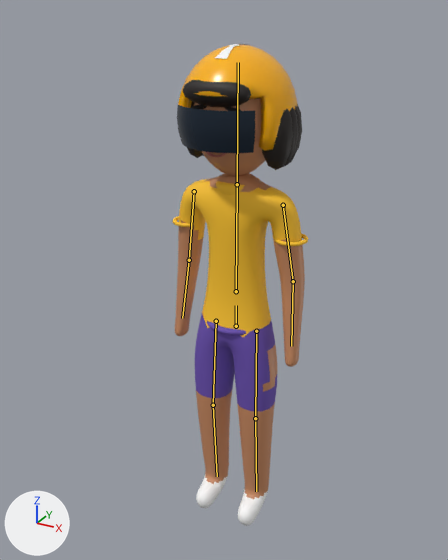
Before and after pictures for a commit that changed the glTF model web/amigo3.glb.
Rendered twice from a 50 mm lens placed at (0.653, -1.252, 1.332), pointed at (-0.009, -0.048, 0.731). Every picture has the same lights, and +X, +Y and +Z are marked at lower left. The older version comes first. The bones that change, and the others that lie on the model, are drawn over the model as lines.

The first picture shows 'Casco', 'MartinaMalla'.
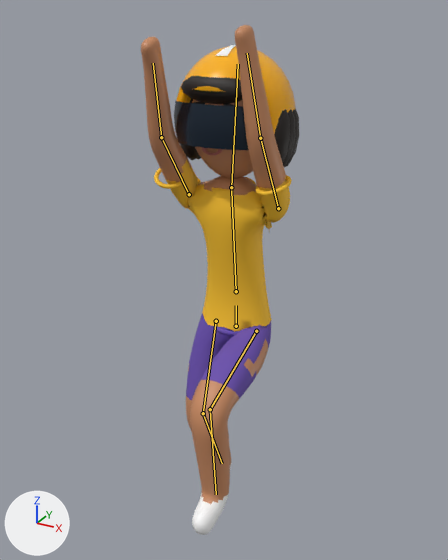
The newer file adds an action. The first version stands in its rest pose; the second is drawn at frame 10 of the action 'saltar'.

Edits to the scene script, one JSON object a line:
```json
{"block": "bone_columna", "where": "bone_columna = bpy.data.objects['Martina'].pose.bones['columna']  # child of 'raiz'"}
{"op": "set", "path": "bone_columna.rotation_quaternion", "old": "(1.0, 0.0, 0.0, 0.0)", "new": "(0.999, 0.05, 0.0, 0.0)", "note": "degrees (0, 0, 0) -> degrees (6, 0, 0)"}
{"block": "bone_cabeza", "where": "bone_cabeza = bpy.data.objects['Martina'].pose.bones['cabeza']  # child of 'columna'"}
{"op": "set", "path": "bone_cabeza.rotation_quaternion", "old": "(1.0, 0.0, 0.0, 0.0)", "new": "(0.995, -0.1, 0.0, 0.0)", "note": "degrees (0, 0, 0) -> degrees (-11, 0, 0)"}
{"block": "bone_brazo_l", "where": "bone_brazo_l = bpy.data.objects['Martina'].pose.bones['brazo_L']  # child of 'columna'"}
{"op": "set", "path": "bone_brazo_l.rotation_quaternion", "old": "(1.0, 0.0, 0.0, 0.0)", "new": "(-0.154, 0.974, 0.047, 0.156)", "note": "degrees (0, 0, 0) -> degrees (-162, -19, 3)"}
{"block": "bone_antebrazo_l", "where": "bone_antebrazo_l = bpy.data.objects['Martina'].pose.bones['antebrazo_L']  # child of 'brazo_L'"}
{"op": "set", "path": "bone_antebrazo_l.rotation_quaternion", "old": "(1.0, 0.0, 0.0, 0.0)", "new": "(0.997, -0.074, -0.006, -0.006)", "note": "degrees (0, 0, 0) -> degrees (-9, -1, -1)"}
{"block": "bone_brazo_r", "where": "bone_brazo_r = bpy.data.objects['Martina'].pose.bones['brazo_R']  # child of 'columna'"}
{"op": "set", "path": "bone_brazo_r.rotation_quaternion", "old": "(1.0, 0.0, 0.0, 0.0)", "new": "(-0.232, 0.958, -0.047, -0.162)", "note": "degrees (0, 0, 0) -> degrees (-153, 19, -1)"}
{"block": "bone_antebrazo_r", "where": "bone_antebrazo_r = bpy.data.objects['Martina'].pose.bones['antebrazo_R']  # child of 'brazo_R'"}
{"op": "set", "path": "bone_antebrazo_r.rotation_quaternion", "old": "(1.0, 0.0, 0.0, 0.0)", "new": "(0.997, -0.074, 0.006, 0.006)", "note": "degrees (0, 0, 0) -> degrees (-9, 1, 1)"}
{"block": "bone_pierna_l", "where": "bone_pierna_l = bpy.data.objects['Martina'].pose.bones['pierna_L']  # child of 'raiz'"}
{"op": "set", "path": "bone_pierna_l.rotation_quaternion", "old": "(1.0, 0.0, 0.0, 0.0)", "new": "(0.817, -0.577, -0.014, -0.015)", "note": "degrees (0, 0, 0) -> degrees (-70, -2, 0)"}
{"block": "bone_espinilla_l", "where": "bone_espinilla_l = bpy.data.objects['Martina'].pose.bones['espinilla_L']  # child of 'pierna_L'"}
{"op": "set", "path": "bone_espinilla_l.rotation_quaternion", "old": "(1.0, 0.0, 0.0, 0.0)", "new": "(0.811, 0.585, 0.0, 0.0)", "note": "degrees (0, 0, 0) -> degrees (72, 0, 0)"}
{"block": "bone_pierna_r", "where": "bone_pierna_r = bpy.data.objects['Martina'].pose.bones['pierna_R']  # child of 'raiz'"}
{"op": "set", "path": "bone_pierna_r.rotation_quaternion", "old": "(1.0, 0.0, 0.0, 0.0)", "new": "(0.994, -0.11, 0.003, 0.003)", "note": "degrees (0, 0, 0) -> degrees (-13, 0, 0)"}
{"block": "bone_espinilla_r", "where": "bone_espinilla_r = bpy.data.objects['Martina'].pose.bones['espinilla_R']  # child of 'pierna_R'"}
{"op": "set", "path": "bone_espinilla_r.rotation_quaternion", "old": "(1.0, 0.0, 0.0, 0.0)", "new": "(0.962, 0.272, 0.0, 0.0)", "note": "degrees (0, 0, 0) -> degrees (32, 0, 0)"}
```

Where the change shows, as pixel boxes [x1, y1, x2, y2] in the pictures (448 x 560 px):
```json
{"object": "MartinaMalla", "change": "posed", "before": [173, 80, 308, 526], "after": [141, 25, 299, 535], "on screen": "17% wider, 14% taller"}
{"object": "Casco", "change": "posed", "before": [177, 44, 297, 153], "after": [174, 45, 296, 150]}
{"bone": "columna", "before": "(236, 291) to (237, 186)", "after": "(236, 291) to (231, 190)"}
{"bone": "cabeza", "before": "(237, 184) to (238, 62)", "after": "(231, 187) to (238, 64)"}
{"bone": "brazo_L", "before": "(283, 205) to (293, 281)", "after": "(278, 208) to (260, 138)"}
{"bone": "antebrazo_L", "before": "(293, 281) to (291, 346)", "after": "(260, 138) to (247, 53)"}
{"bone": "brazo_R", "before": "(194, 191) to (189, 260)", "after": "(189, 194) to (161, 137)"}
{"bone": "antebrazo_R", "before": "(189, 260) to (182, 318)", "after": "(161, 137) to (153, 63)"}
{"bone": "pierna_L", "before": "(256, 331) to (255, 418)", "after": "(256, 331) to (210, 409)"}
{"bone": "espinilla_L", "before": "(255, 418) to (256, 491)", "after": "(210, 409) to (216, 494)"}
{"bone": "pierna_R", "before": "(216, 321) to (213, 405)", "after": "(216, 321) to (203, 413)"}
{"bone": "espinilla_R", "before": "(213, 405) to (217, 476)", "after": "(203, 413) to (222, 463)"}
```
